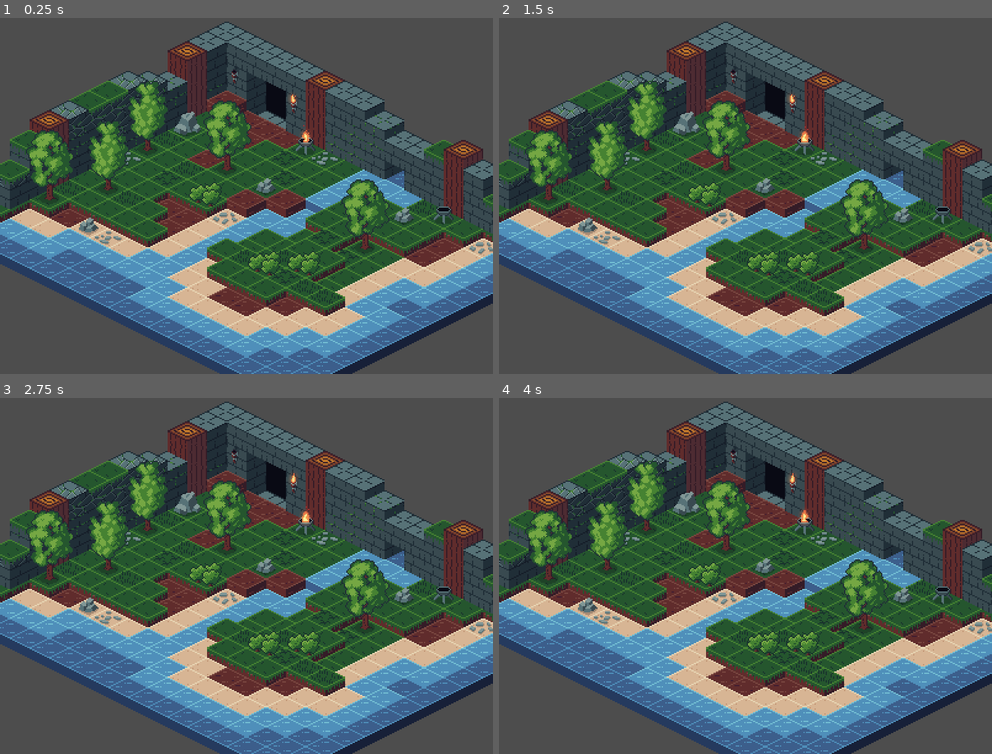
Above: before the commit, frames 1-4 (two rows, left to right).
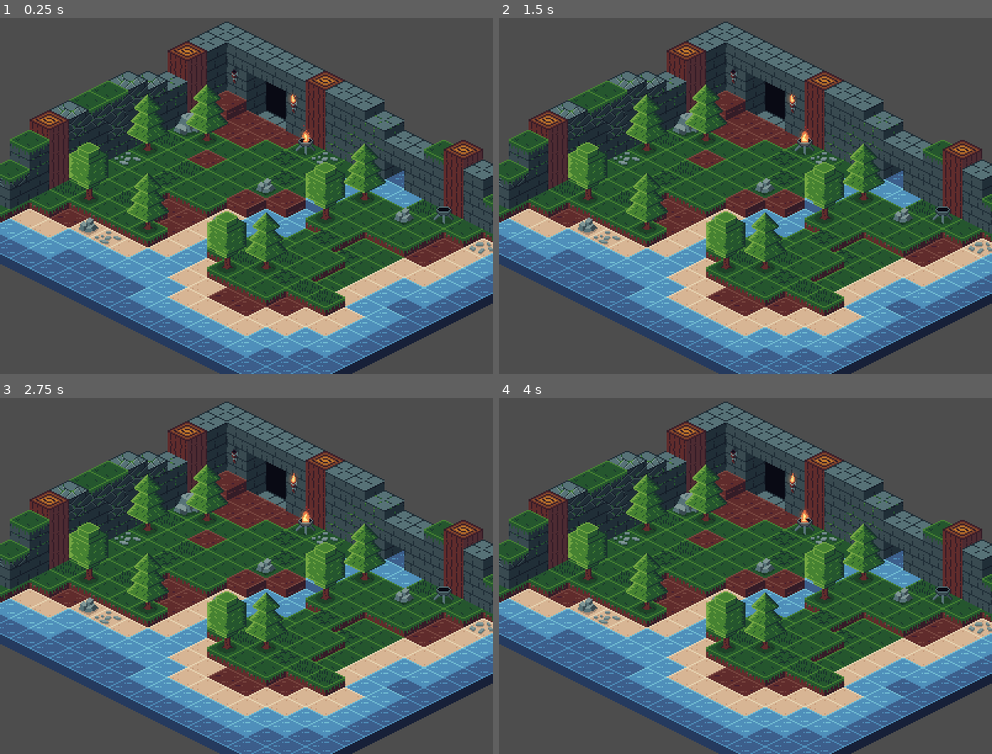
Above: after the commit, the same moments.

Repository: Paraldos/isometric
Game: Godot game, scene res://level.tscn
Same seed, same stepped clock (60 frames per second), same inputs: the game is played once before the commit and once after it.
Inputs:
- Up to frame 1 (0.25 s): no input
- Up to frame 2 (1.5 s): no input
- Up to frame 3 (2.75 s): no input
- Up to frame 4 (4 s): no input

The runs differ from the first frame. In frame 1, 9.0% of the frame differs, in the area x 5-79%, y 17-73%; in frame 2, 9.0%; in frame 3, 9.0%; in frame 4, 9.0%.

Commit message:
refactoring trees

Diff:
--- a/deco/deco_template.tscn
+++ b/deco/deco_template.tscn
@@ -4,6 +4,7 @@
 [ext_resource type="Script" uid="uid://nh2mg68vqolh" path="res://deco/deco_template.gd" id="1_t410p"]
 
 [node name="DecoTemplate" type="Node2D" unique_id=723009896]
+y_sort_enabled = true
 script = ExtResource("1_t410p")
 
 [node name="GuidingBlock" type="Sprite2D" parent="." unique_id=1429915701]
--- /dev/null
+++ b/deco/tree_1.tscn
@@ -0,0 +1,15 @@
+[gd_scene format=3 uid="uid://ba5dgvcpxk4q8"]
+
+[ext_resource type="PackedScene" uid="uid://bisl3ua8h2vk7" path="res://deco/deco_template.tscn" id="1_i3lb6"]
+[ext_resource type="Texture2D" uid="uid://dixhhws5lbglv" path="res://assets/img/tree1.png" id="2_qs1n3"]
+
+[node name="Tree1" unique_id=723009896 instance=ExtResource("1_i3lb6")]
+y_sort_enabled = true
+
+[node name="GuidingBlock" parent="." index="0" unique_id=1429915701]
+position = Vector2(0, 8)
+frame = 2
+
+[node name="MainSprite" parent="." index="1" unique_id=462025457]
+position = Vector2(0, -24)
+texture = ExtResource("2_qs1n3")
--- /dev/null
+++ b/deco/tree_2.tscn
@@ -0,0 +1,14 @@
+[gd_scene format=3 uid="uid://sdf5eq0yuy75"]
+
+[ext_resource type="PackedScene" uid="uid://bisl3ua8h2vk7" path="res://deco/deco_template.tscn" id="1_3wvu8"]
+[ext_resource type="Texture2D" uid="uid://munlwir4tegx" path="res://assets/img/tree2.png" id="2_3no0m"]
+
+[node name="Tree2" unique_id=723009896 instance=ExtResource("1_3wvu8")]
+
+[node name="GuidingBlock" parent="." index="0" unique_id=1429915701]
+position = Vector2(0, 8)
+frame = 2
+
+[node name="MainSprite" parent="." index="1" unique_id=462025457]
+position = Vector2(0, -24)
+texture = ExtResource("2_3no0m")
--- a/level.tscn
+++ b/level.tscn
@@ -7,6 +7,8 @@
 [ext_resource type="PackedScene" uid="uid://cwcv1y8ubrnq0" path="res://deco/bush.tscn" id="5_f2txt"]
 [ext_resource type="PackedScene" uid="uid://ciknnggqu0rad" path="res://deco/rocks.tscn" id="6_1ainy"]
 [ext_resource type="PackedScene" uid="uid://dqtw7ywvnkfi2" path="res://deco/stones.tscn" id="7_n6hdu"]
+[ext_resource type="PackedScene" uid="uid://sdf5eq0yuy75" path="res://deco/tree_2.tscn" id="8_i2t4f"]
+[ext_resource type="PackedScene" uid="uid://ba5dgvcpxk4q8" path="res://deco/tree_1.tscn" id="9_8cye3"]
 
 [node name="Level" type="Node2D" unique_id=1252869144]
 metadata/_edit_lock_ = true
@@ -35,75 +37,123 @@
 tile_set = ExtResource("1_u52ul")
 
 [node name="Node2D" type="Node2D" parent="." unique_id=100005043]
-y_sort_enabled = true
 metadata/_edit_lock_ = true
 
 [node name="Torch" parent="Node2D" unique_id=723009896 instance=ExtResource("2_oi3di")]
+y_sort_enabled = false
 position = Vector2(192, -8)
 rotation = -3.1415927
 scale = Vector2(1, -1)
 animate_loop = false
 
 [node name="Bush" parent="Node2D" unique_id=1714897486 instance=ExtResource("5_f2txt")]
-y_sort_enabled = true
+visible = false
 position = Vector2(160, 96)
 
 [node name="Torch2" parent="Node2D" unique_id=876988437 instance=ExtResource("2_oi3di")]
+y_sort_enabled = false
 position = Vector2(240, 16)
 rotation = -3.1415927
 scale = Vector2(1, -1)
 
 [node name="FireBowl" parent="Node2D" unique_id=836105076 instance=ExtResource("3_oi3di")]
+y_sort_enabled = false
 position = Vector2(352, 112)
 animate_loop = false
 
 [node name="FireBowl2" parent="Node2D" unique_id=1183929566 instance=ExtResource("3_oi3di")]
+y_sort_enabled = false
 position = Vector2(240, 56)
 
 [node name="Tree3" parent="Node2D" unique_id=750986595 instance=ExtResource("4_0b4ue")]
+visible = false
+y_sort_enabled = false
 position = Vector2(112, 56)
 
 [node name="Tree4" parent="Node2D" unique_id=541713267 instance=ExtResource("4_0b4ue")]
+visible = false
+y_sort_enabled = false
 position = Vector2(32, 96)
 
-[node name="Tree5" parent="Node2D" unique_id=1826951439 instance=ExtResource("4_0b4ue")]
-position = Vector2(80, 88)
-
 [node name="Tree" parent="Node2D" unique_id=350592522 instance=ExtResource("4_0b4ue")]
+visible = false
+y_sort_enabled = false
 position = Vector2(176, 72)
 
 [node name="Tree2" parent="Node2D" unique_id=639737974 instance=ExtResource("4_0b4ue")]
+visible = false
+y_sort_enabled = false
 position = Vector2(288, 136)
 
 [node name="Bush2" parent="Node2D" unique_id=992844775 instance=ExtResource("5_f2txt")]
+visible = false
+y_sort_enabled = false
 position = Vector2(240, 152)
 
 [node name="Bush3" parent="Node2D" unique_id=1159667275 instance=ExtResource("5_f2txt")]
+visible = false
+y_sort_enabled = false
 position = Vector2(208, 152)
 
 [node name="Rocks" parent="Node2D" unique_id=53607254 instance=ExtResource("6_1ainy")]
+y_sort_enabled = false
 position = Vector2(320, 112)
 
 [node name="Rocks2" parent="Node2D" unique_id=1028444212 instance=ExtResource("6_1ainy")]
+y_sort_enabled = false
 position = Vector2(64, 120)
 
 [node name="Rocks4" parent="Node2D" unique_id=1882144420 instance=ExtResource("6_1ainy")]
+y_sort_enabled = false
 position = Vector2(208, 88)
 
 [node name="Rocks3" parent="Node2D" unique_id=1775727895 instance=ExtResource("6_1ainy")]
+y_sort_enabled = false
 position = Vector2(144, 40)
 
 [node name="DecoTemplate" parent="Node2D" unique_id=919098407 instance=ExtResource("7_n6hdu")]
+y_sort_enabled = false
 position = Vector2(96, 64)
 
 [node name="DecoTemplate2" parent="Node2D" unique_id=1678050453 instance=ExtResource("7_n6hdu")]
+y_sort_enabled = false
 position = Vector2(176, 112)
 
 [node name="DecoTemplate3" parent="Node2D" unique_id=579870369 instance=ExtResource("7_n6hdu")]
+y_sort_enabled = false
 position = Vector2(80, 128)
 
 [node name="DecoTemplate5" parent="Node2D" unique_id=327704985 instance=ExtResource("7_n6hdu")]
+y_sort_enabled = false
 position = Vector2(256, 64)
 
 [node name="DecoTemplate4" parent="Node2D" unique_id=1324878241 instance=ExtResource("7_n6hdu")]
+y_sort_enabled = false
 position = Vector2(384, 136)
+
+[node name="Tree5" parent="Node2D" unique_id=1379250131 instance=ExtResource("8_i2t4f")]
+y_sort_enabled = false
+position = Vector2(64, 96)
+
+[node name="Tree6" parent="Node2D" unique_id=1716829864 instance=ExtResource("8_i2t4f")]
+y_sort_enabled = false
+position = Vector2(256, 112)
+
+[node name="Tree7" parent="Node2D" unique_id=672645480 instance=ExtResource("8_i2t4f")]
+y_sort_enabled = false
+position = Vector2(176, 152)
+
+[node name="Tree1" parent="Node2D" unique_id=325951181 instance=ExtResource("9_8cye3")]
+position = Vector2(112, 120)
+
+[node name="Tree8" parent="Node2D" unique_id=878346134 instance=ExtResource("9_8cye3")]
+position = Vector2(112, 56)
+
+[node name="Tree11" parent="Node2D" unique_id=1407111913 instance=ExtResource("9_8cye3")]
+position = Vector2(160, 48)
+
+[node name="Tree9" parent="Node2D" unique_id=1072594096 instance=ExtResource("9_8cye3")]
+position = Vector2(208, 152)
+
+[node name="Tree10" parent="Node2D" unique_id=1818423489 instance=ExtResource("9_8cye3")]
+position = Vector2(288, 96)
Binary file added: assets/img/fir_tree.aseprite
Binary file added: assets/img/tree1.aseprite
Binary file added: assets/img/tree1.png
Not shown, added: assets/img/tree1.png.import
Binary file added: assets/img/tree2.aseprite
Binary file added: assets/img/tree2.png
Not shown, added: assets/img/tree2.png.import
